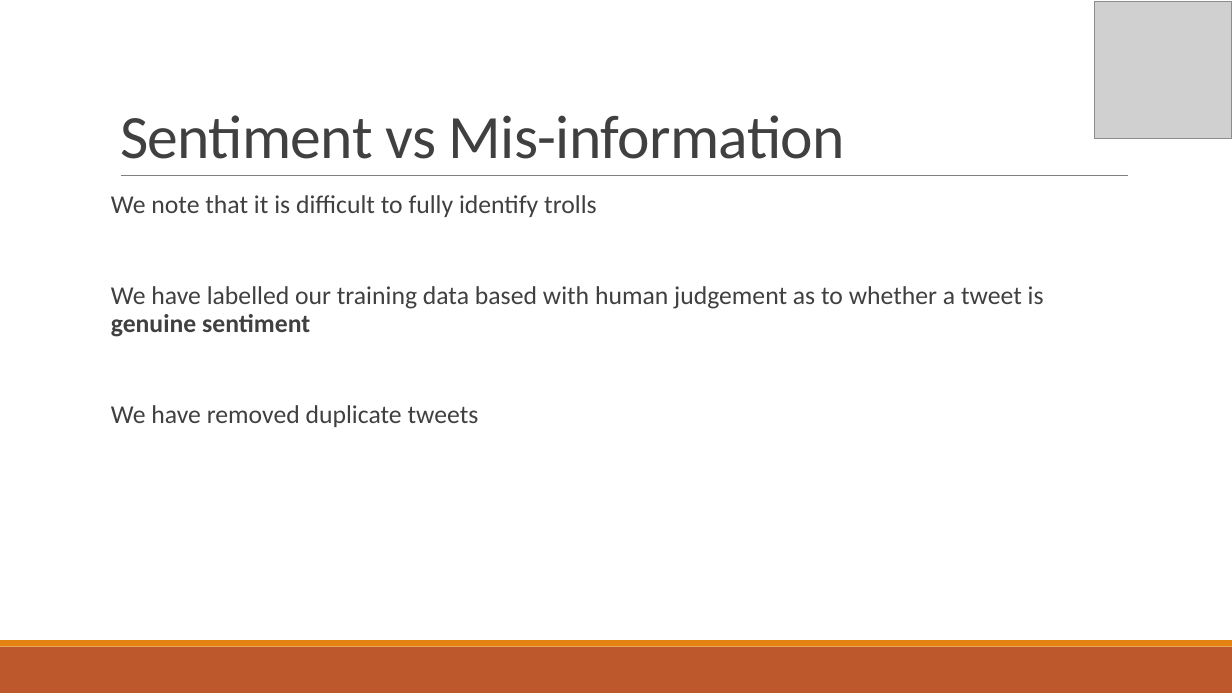
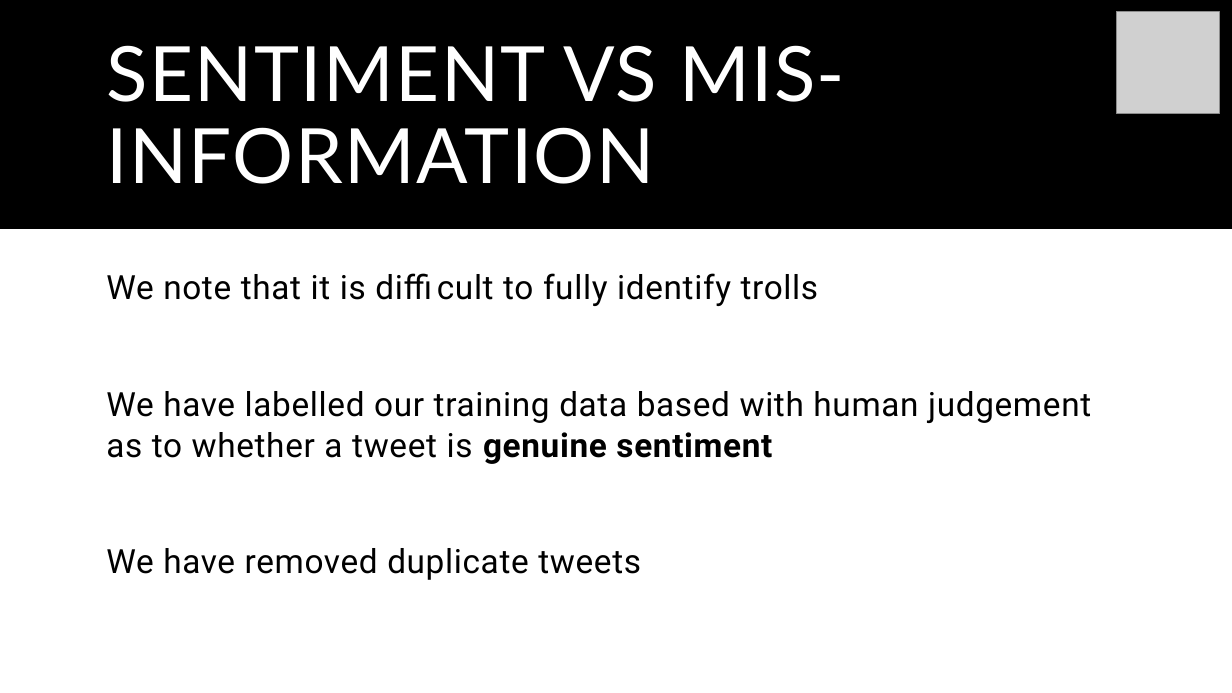
Before and after one commit to WellcomeIdeathon2023/The_Social_Scientists, a slide deck: slide 9 of Powerpoint presentation.pptx. Drawn at 1232x693 pixels with LibreOffice and Linux fonts; fonts in the diff are those of the drawing; grey boxes stand for pictures. Boxes give left, top, right and bottom in pixels: in the first picture for what was removed or moved away, otherwise in the second. Text is boxed around its words. In the diff, an @@ line names an element or a change of style, - is before the commit and + after.

```diff
--- a/Powerpoint presentation.pptx
+++ b/Powerpoint presentation.pptx
@@ rectangle added at [0,0,1232,229], fill #000000 @@
@@ picture: place and size @@
-picture at [1095,2,1232,139]
+picture at [1117,11,1220,114]
@@ title "SENTIMENT VS MIS-INFORMATION" at [106,45,845,184]: vertical alignment bottom to middle @@
@@ title at [106,45,845,184]: text changed; size 48 to 59.4 pt; font Calibri to Lato; text colour #404040 to #FFFFFF @@
-Sentiment vs Mis-information
+SENTIMENT VS MIS-INFORMATION
@@ line removed from (121, 176) to (1128, 176) @@
@@ text "We note that it is ...": place and size @@
-text "We note that it is ..." at [111,195,1044,427]
+text "We note that it is ..." at [106,273,1091,580]
@@ text "We note that it is ..." at [106,273,1091,580]: size 20 to 26 pt, font Calibri to Roboto, text colour #404040 to #000000, letter spacing 0 to 0.5 pt; line spacing 0.9 to 1.01 @@
@@ rectangle removed at [0,647,1232,693] @@
@@ rectangle removed at [0,640,1232,647] @@
```
Also in this commit, not shown: 9 other slides changed, 3 other files.
